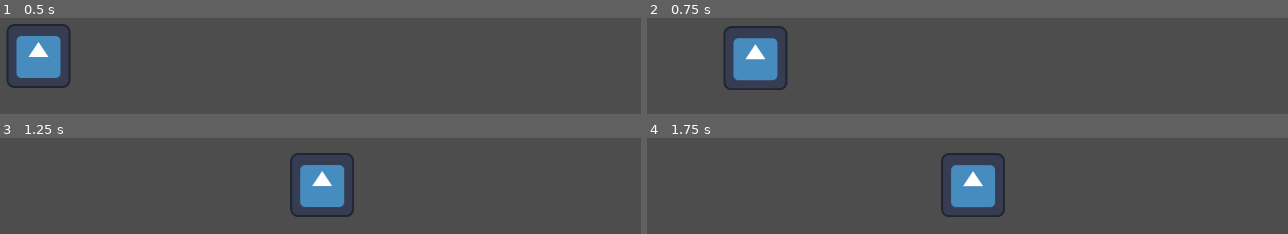
Above: before the commit, frames 1-4 (two rows, left to right).
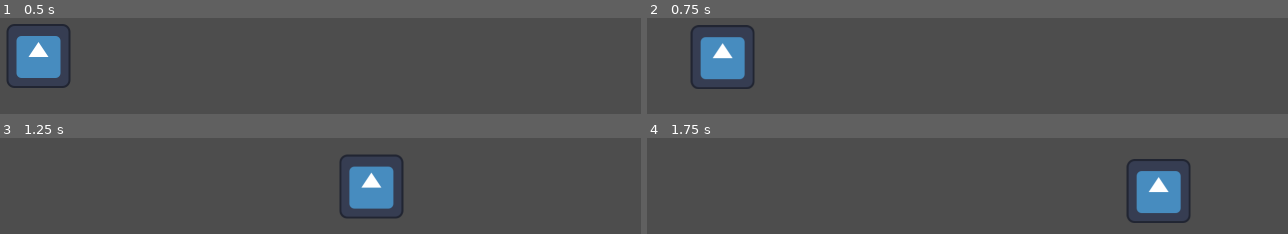
Above: after the commit, the same moments.

Repository: LucMat50/RGDCGameJam2026
Game: Godot game, scene res://Scenes/main_game.tscn
Two runs of this game, one before a commit and one after it. Both use one fixed random seed, a clock stepped at 60 frames per second and the inputs below. The engine's default icon, where the game draws it, is replaced by a stand-in: a white triangle on a blue panel in a dark square.
Inputs (mouse positions are in pixels of both pictures, inside the frame that each line leads up to):
- Up to frame 1 (0.5 s): no input
- Up to frame 2 (0.75 s): tap Enter at 0.5 s; drag from (685, 56) to (967, 65) at 0.52 s
- Up to frame 3 (1.25 s): no input
- Up to frame 4 (1.75 s): drag from (outside the picture) to (outside the picture) at 1.27 s

Frame 1 is identical in both runs. In frame 2, 5.9% of the frame differs, in the area x 6-22%, y 7-75%; in frame 3, 7.3%; in frame 4, 7.9%, in the area x 45-85%, y 15-89%.

Commit message:
improved drag (still needs some fixing)

Diff:
--- a/rgdc-game-jam-2026/Scenes/main_game.tscn
+++ b/rgdc-game-jam-2026/Scenes/main_game.tscn
@@ -1,8 +1,8 @@
 [gd_scene format=3 uid="uid://c0tgn36lh2ucn"]
 
-[ext_resource type="PackedScene" uid="uid://dyg707upjbxop" path="res://Scenes/candy.tscn" id="1_l756w"]
+[ext_resource type="PackedScene" uid="uid://dyg707upjbxop" path="res://Scenes/test_drag.tscn" id="1_l756w"]
 
 [node name="main_game" type="Node2D" unique_id=1499596178]
 
-[node name="Candy" parent="." unique_id=880631600 instance=ExtResource("1_l756w")]
+[node name="Test_drag" parent="." unique_id=880631600 instance=ExtResource("1_l756w")]
 position = Vector2(395, 318)
--- a/rgdc-game-jam-2026/Scenes/candy.tscn
+++ b/rgdc-game-jam-2026/Scenes/test_drag.tscn
@@ -1,17 +1,19 @@
 [gd_scene format=3 uid="uid://dyg707upjbxop"]
 
 [ext_resource type="Texture2D" uid="uid://dntql13g8ysv7" path="res://icon.svg" id="1_bresn"]
-[ext_resource type="Script" uid="uid://btek1uktt8gcq" path="res://Scripts/candy.gd" id="2_eqx18"]
+[ext_resource type="Script" uid="uid://btek1uktt8gcq" path="res://Scripts/pickable.gd" id="2_eqx18"]
 
 [sub_resource type="RectangleShape2D" id="RectangleShape2D_bresn"]
 size = Vector2(117, 119)
 
-[node name="Candy" type="Node2D" unique_id=1037682588]
+[node name="Test" type="Node2D" unique_id=1037682588]
 script = ExtResource("2_eqx18")
 
 [node name="RigidBody2D" type="RigidBody2D" parent="." unique_id=1843892934]
 input_pickable = true
 gravity_scale = 0.0
+linear_damp = 0.5
+angular_damp = 0.5
 
 [node name="Sprite2D" type="Sprite2D" parent="RigidBody2D" unique_id=311388141]
 texture = ExtResource("1_bresn")
@@ -19,10 +21,4 @@
 [node name="CollisionShape2D" type="CollisionShape2D" parent="RigidBody2D" unique_id=896490863]
 shape = SubResource("RectangleShape2D_bresn")
 
-[node name="PinJoint2D" type="PinJoint2D" parent="." unique_id=855822317]
-node_a = NodePath("CharacterBody2D")
-node_b = NodePath("../RigidBody2D")
-
-[node name="CharacterBody2D" type="CharacterBody2D" parent="PinJoint2D" unique_id=1247937092]
-
 [connection signal="input_event" from="RigidBody2D" to="." method="_on_rigid_body_2d_input_event"]
--- a/rgdc-game-jam-2026/Scripts/candy.gd
+++ /dev/null
@@ -1,40 +0,0 @@
-class_name Candy
-extends Node2D
-
-# EXPORT VARIABLES
-@export var candy_type: Texture2D
-
-# ONREADY VARIABLES
-@onready var mouse_pin = $PinJoint2D
-@onready var fake_body = $PinJoint2D/CharacterBody2D
-@onready var rigid_body = $RigidBody2D
-
-# BOOLEAN VARIABLES
-var is_held: bool = false
-
-func _ready():
-	add_to_group("candy")
-	rigid_body.input_pickable = true
-	mouse_pin.node_a = ""
-	mouse_pin.node_b = ""
-
-func _on_rigid_body_2d_input_event(_viewport: Node, event: InputEvent, _shape_idx: int) -> void:
-	if event is InputEventMouseButton and event.button_index == MOUSE_BUTTON_LEFT:
-		if event.is_pressed() and not is_held:
-			is_held = true
-			fake_body.global_position = event.position
-			mouse_pin.global_position = event.position
-
-			mouse_pin.node_a = fake_body.get_path()
-			mouse_pin.node_b = rigid_body.get_path()
-
-func _input(event: InputEvent) -> void:
-	if event is InputEventMouseButton and event.button_index == MOUSE_BUTTON_LEFT:
-		if not event.is_pressed() and is_held:
-			is_held = false
-			mouse_pin.node_a = ""
-			mouse_pin.node_b = ""
-
-func _physics_process(_delta: float) -> void:
-	if is_held:
-		fake_body.global_position = get_global_mouse_position()
--- /dev/null
+++ b/rgdc-game-jam-2026/Scripts/pickable.gd
@@ -0,0 +1,62 @@
+class_name Pickable
+extends Node2D
+
+# EXPORT VARIABLES
+@export var type: String
+
+# ONREADY VARIABLES
+@onready var rigid_body = $RigidBody2D
+
+# BOOLEAN VARIABLES
+var is_held: bool = false
+
+# NODE VARIABLES
+var mouse_pin: PinJoint2D
+var fake_body: StaticBody2D
+
+# set RigidBody to pickable
+#	CollisionShape2D can detect mouse
+func _ready():
+	add_to_group("pickable")
+	rigid_body.input_pickable = true
+
+func _on_rigid_body_2d_input_event(_viewport: Node, event: InputEvent, _shape_idx: int) -> void:
+	if event is InputEventMouseButton and event.button_index == MOUSE_BUTTON_LEFT:
+		if event.is_pressed() and not is_held:
+			is_held = true
+			drag()
+			fake_body.global_position = event.position
+			mouse_pin.node_b = rigid_body.get_path()
+
+func _input(event: InputEvent) -> void:
+	if event is InputEventMouseMotion and is_held:
+		fake_body.position = event.position
+
+	if event is InputEventMouseButton and event.button_index == MOUSE_BUTTON_LEFT:
+		if not event.is_pressed() and is_held:
+			is_held = false
+			fake_body.queue_free()
+
+func _physics_process(_delta: float) -> void:
+	if is_held:
+		fake_body.global_position = get_global_mouse_position()
+
+func drag():
+	# Create new joint and character body for new drag position
+	fake_body = StaticBody2D.new()
+	mouse_pin = PinJoint2D.new()
+
+	#pinjoint2d set up
+	#mouse_pin.angular_limit_enabled = true
+	#mouse_pin.angular_limit_lower = deg_to_rad(45)
+	#mouse_pin.angular_limit_upper = deg_to_rad(-45)
+
+
+	# add characterbody to pinjoint
+	fake_body.add_child(mouse_pin)
+
+	# add pinjoint to tree
+	owner.add_child(fake_body)
+
+	# set node_a to characterbody
+	mouse_pin.node_a = fake_body.get_path()
Renamed: rgdc-game-jam-2026/Scripts/candy.gd.uid -> rgdc-game-jam-2026/Scripts/pickable.gd.uid
